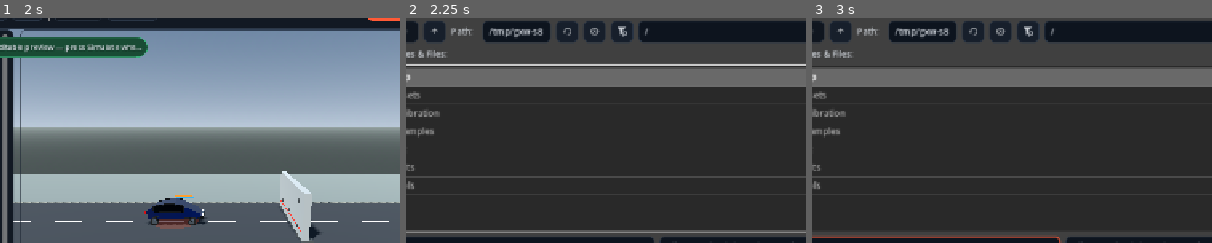
Above: before the commit, frames 1-3 (left to right).
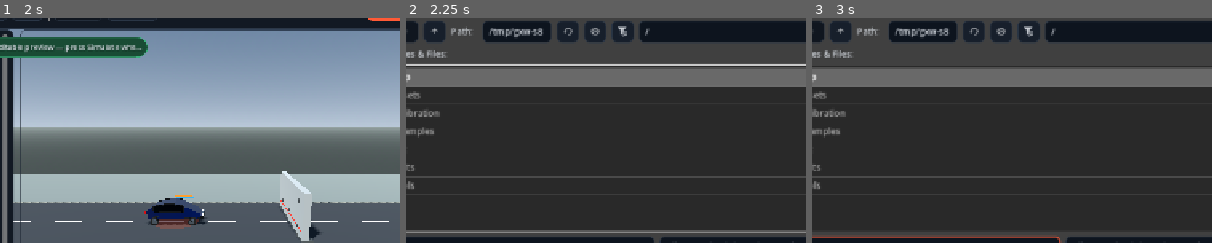
Above: after the commit, the same moments.

Repository: ArrowSK/crashvector
Game: Godot game, scene res://app/main.tscn
The game is run twice, just before and just after one commit, with the same random seed, the same clock (stepped at 60 frames per second) and the same inputs.
Inputs (mouse positions are % of the whole screen's width and height, from its top left):
- Up to frame 1 (2 s): click "New" at 0.5 s; click "New" at 1.25 s
- Up to frame 2 (2.25 s): click "Open" at 2 s
- Up to frame 3 (3 s): click (36, 59) at 2.77 s; type "12" at 2.85 s
The pictures show only the part of the screen within x 21-71%, y 8-58%; the shares and areas given below are measured in that part.

Frame 1 is identical in both runs. In frame 2, 0.1% of the frame differs, in the area x 39-61%, y 3-9%; in frame 3, 0.1%.

Commit message:
M11: harden safety cell before topology inversion

Diff:
--- a/src/vehicles/passenger_car_builder.gd
+++ b/src/vehicles/passenger_car_builder.gd
@@ -284,6 +284,10 @@
 			beam = model.add_beam(a, b, profile, 1250000.0 * s * m, 4200.0 * sqrt(s) * sqrt(m), 0.040, 0.42, 0.64, 15.0)
 			beam.configure_progressive_curve(0.42, 0.32, 0.70, component)
 		_:
-			beam = model.add_beam(a, b, &"safety_cell", 7200000.0 * s * m, 9000.0 * sqrt(s) * sqrt(m), 0.080, 0.20, 0.48, 5.0)
-			beam.component = component
+			# The protected cell is allowed to yield, but unlike the front rails it
+			# hardens strongly before its longitudinal members can collapse through
+			# zero length and re-open in an inverted topology. Break strain above
+			# 100% compression is deliberate for this generic cell representation.
+			beam = model.add_beam(a, b, &"safety_cell", 7200000.0 * s * m, 9000.0 * sqrt(s) * sqrt(m), 0.080, 0.28, 1.05, 4.0)
+			beam.configure_progressive_curve(0.58, 0.28, 2.80, component)
 	return beam
